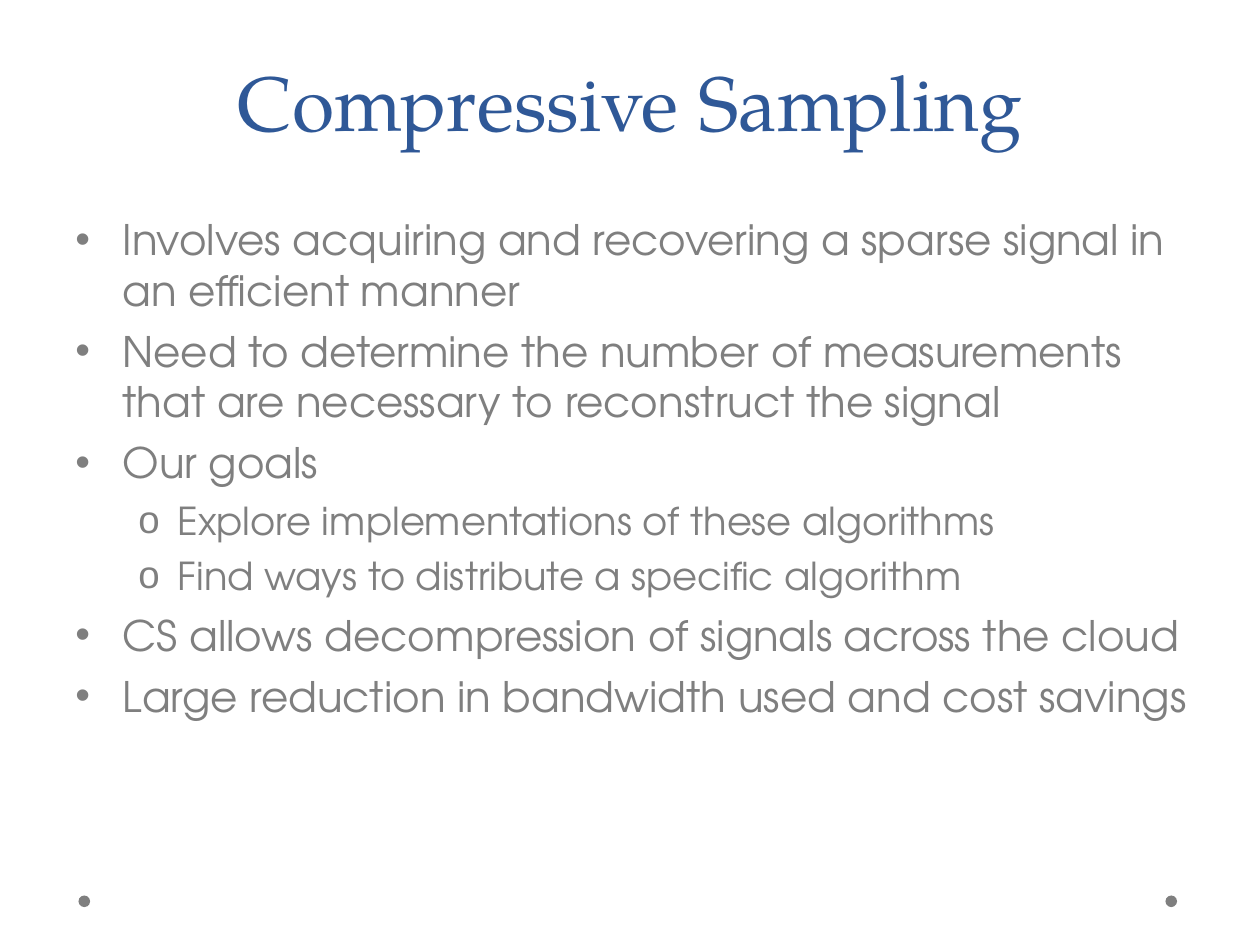
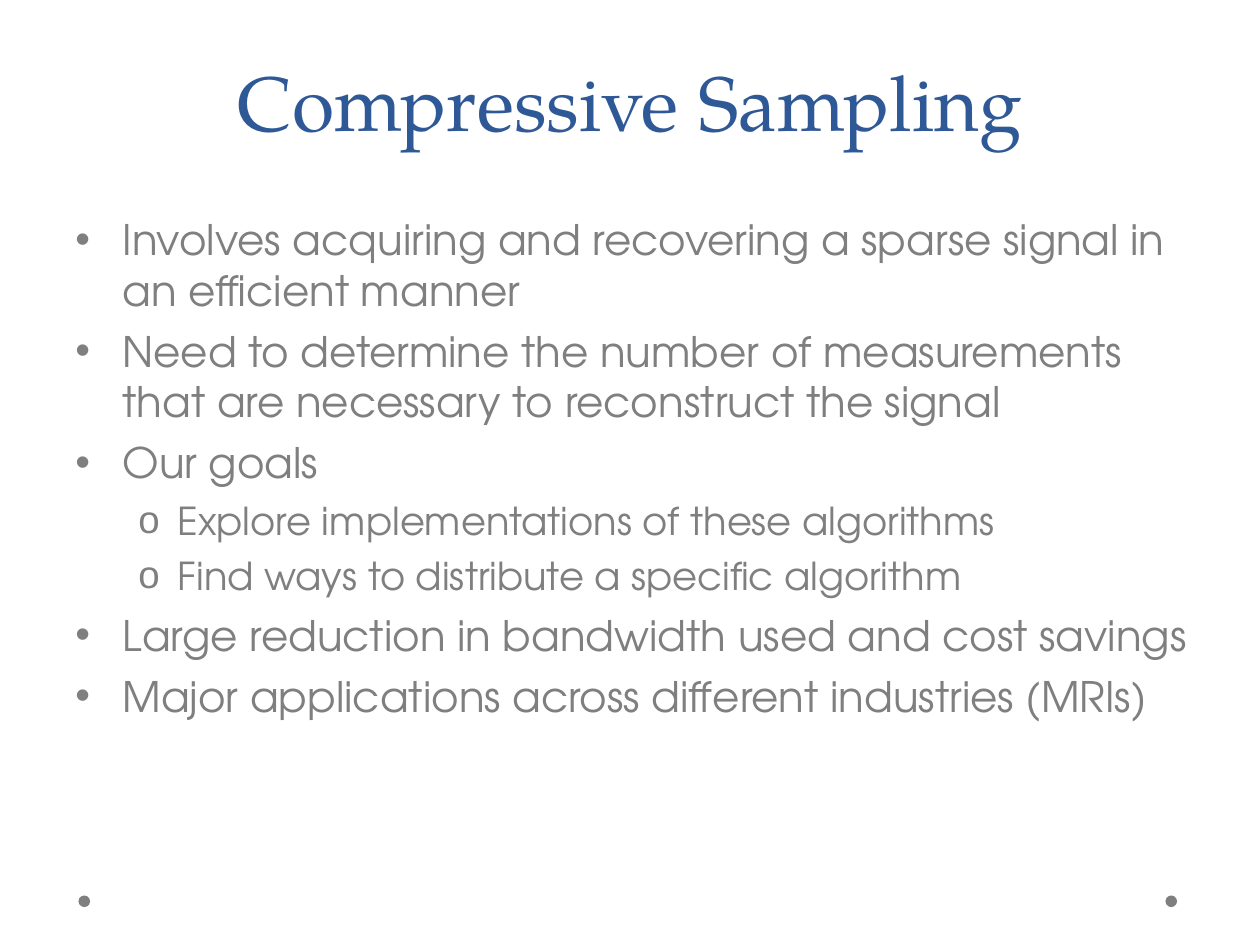
Before and after one commit to jasonrhalpern/CompressiveSensing, a slide deck: slide 2 of docs/presentation/midterm_presentation.ppt. Drawn at 1260x945 pixels with LibreOffice and Linux fonts; fonts in the diff are those of the drawing; background and template pictures are left out. Boxes give left, top, right and bottom in pixels: in the first picture for what was removed or moved away, otherwise in the second. Text is boxed around its words. In the diff, an @@ line names an element or a change of style, - is before the commit and + after.

```diff
--- a/docs/presentation/midterm_presentation.ppt
+++ b/docs/presentation/midterm_presentation.ppt
@@ text at (123, 619, 1179, 660): paragraph removed @@
-• CS allows decompression of signals across the cloud
@@ text at (123, 681, 1147, 721): paragraph added @@
+• Major applications across different industries (MRIs)
```
Also in this commit, not shown: 2 other slides changed, 1 slide added, 5 other files.
